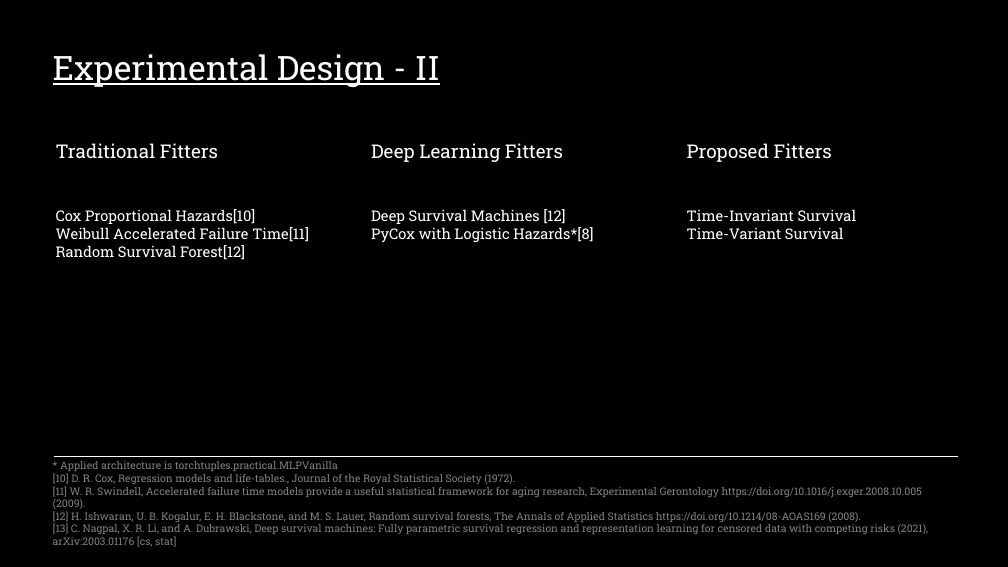
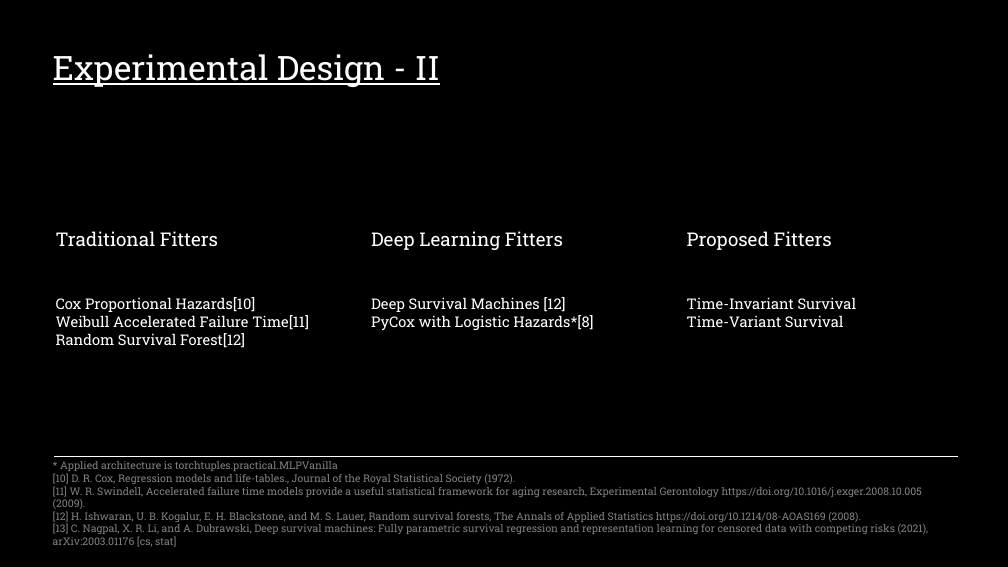
Before and after one commit to sourasen1011/UoE_Research_Project_2023, a slide deck: slide 7 of presentations/powerpoint_presentation/my_presentation.pptx. Drawn at 1008x567 pixels with LibreOffice and Linux fonts; fonts in the diff are those of the drawing. Boxes give left, top, right and bottom in pixels: in the first picture for what was removed or moved away, otherwise in the second. Text is boxed around its words. In the diff, an @@ line names an element or a change of style, - is before the commit and + after.

```diff
--- a/presentations/powerpoint_presentation/my_presentation.pptx
+++ b/presentations/powerpoint_presentation/my_presentation.pptx
@@ 6 texts: place and size @@
-6 texts at <box>56,143,857,260</box>
+6 texts at <box>56,231,857,348</box>
```
Also in this commit, not shown: 10 other slides changed, 1 slide removed, 1 other file.
